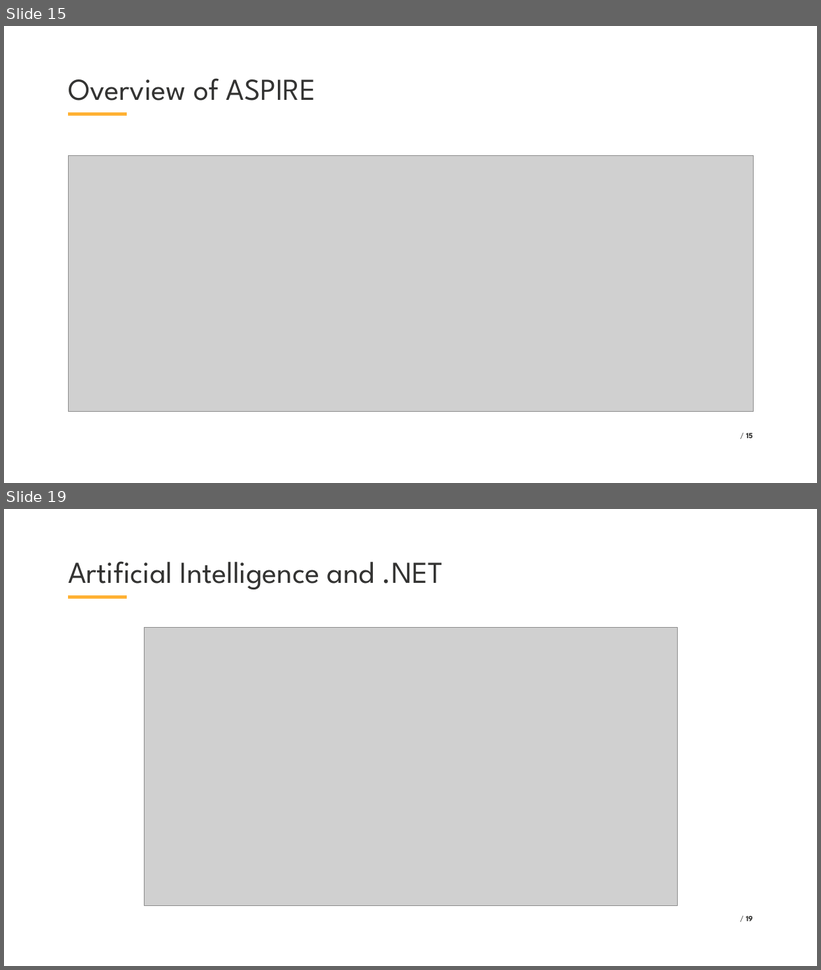
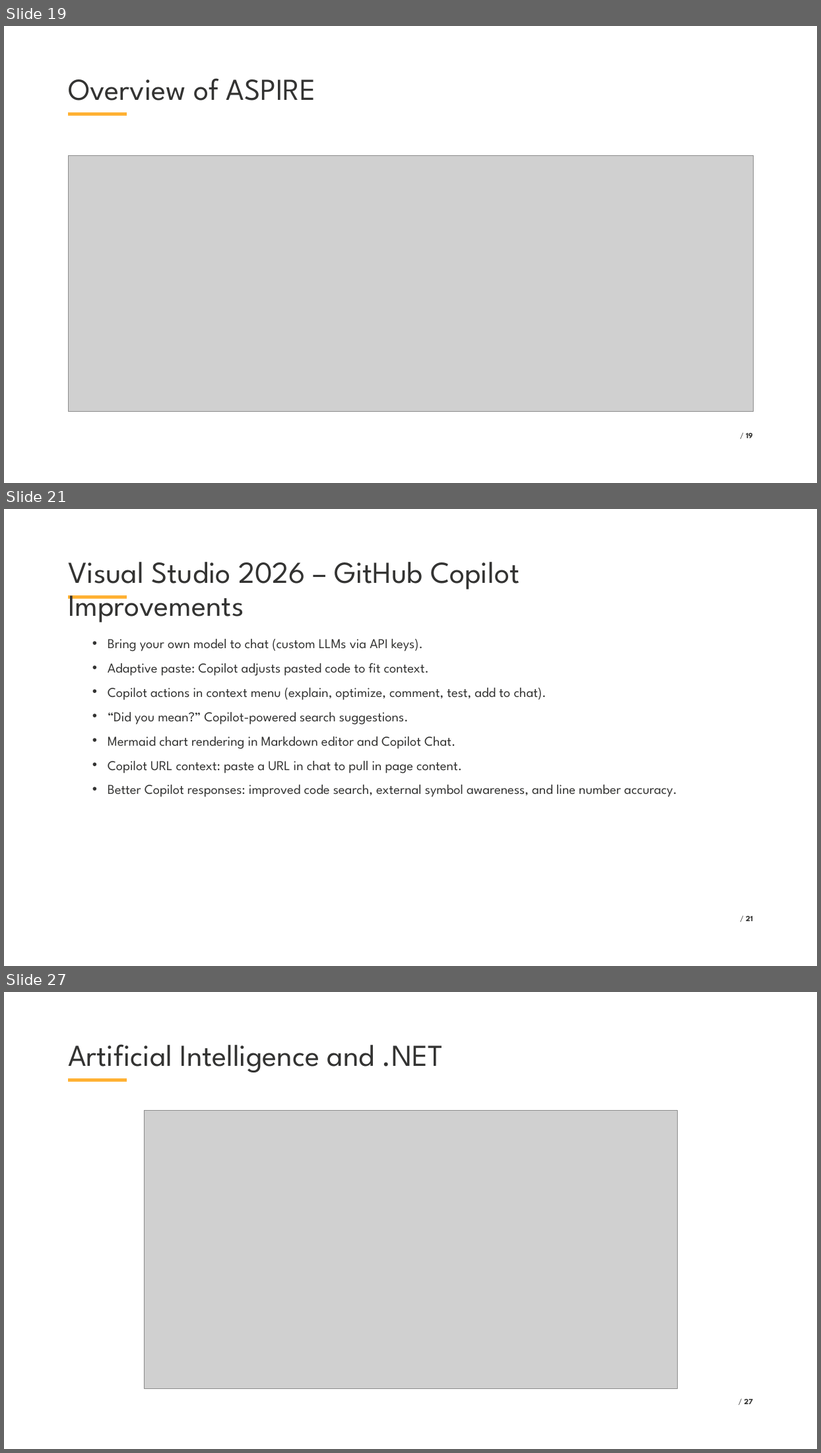
Before and after one commit to VladislavAntonyuk/AICalendar, a slide deck: .NET Conf 2025 - Ukraine (Eng).pptx. Shown one above the other, each under a label of ours: slides 15 and 19 before the commit, slides 19, 21 and 27 after it; the slides between them are not shown. The pictures are 821x970 and 821x1453 pixels, drawn with LibreOffice and Linux fonts; fonts in the diff are those of the drawing; grey boxes stand for pictures; background and template pictures are left out. Boxes give left, top, right and bottom in pixels: in the first picture for what was removed or moved away, otherwise in the second. Text is boxed around its words. In the diff, an @@ line names an element or a change of style, - is before the commit and + after.

```diff
--- a/.NET Conf 2025 - Ukraine (Eng).pptx
+++ b/.NET Conf 2025 - Ukraine (Eng).pptx
@@ slide 21 added at (x1=4, y1=509, x2=817, y2=966), background #FFFFFF; not listed: 1 template element that a slide beside it also shows @@
@@ title added at (x1=68, y1=562, x2=519, y2=623), 54 pt, text #333332 @@
+Visual Studio 2026 – GitHub Copilot Improvements
@@ text added at (x1=108, y1=639, x2=677, y2=797), 24 pt, text #333332 @@
+  • Bring your own model to chat (custom LLMs via API keys).
+  • Adaptive paste: Copilot adjusts pasted code to fit context.
+  • Copilot actions in context menu (explain, optimize, comment, test, add to chat).
+  • “Did you mean?” Copilot-powered search suggestions.
+  • Mermaid chart rendering in Markdown editor and Copilot Chat.
+  • Copilot URL context: paste a URL in chat to pull in page content.
+  • Better Copilot responses: improved code search, external symbol awareness, and line number accuracy.
@@ page number added at (x1=746, y1=916, x2=753, y2=921), 14 pt, text #333332, bold @@
+/ 21
@@ what was slide 15 is now slide 19 @@
@@ what was slide 19 is now slide 27 @@
@@ page number at (x1=745, y1=1399, x2=753, y2=1404): text changed @@
-/ 19
+/ 27
```
Also in this commit, not shown: 11 slides changed, 11 other slides added, 3 slides removed, 43 other files.
